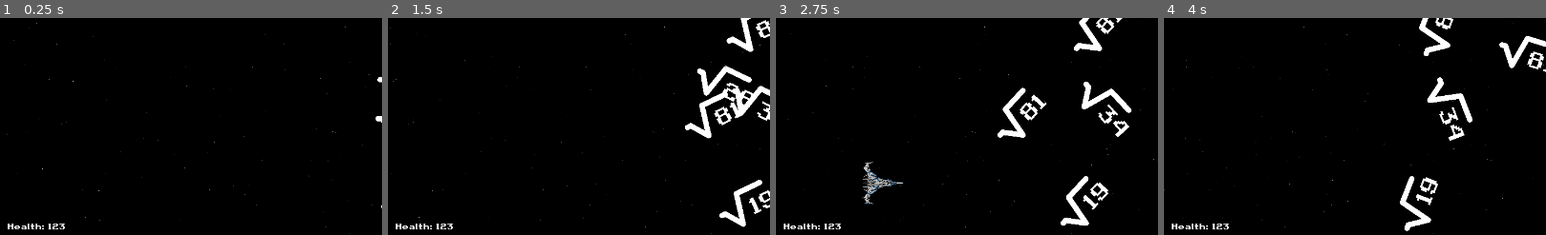
Above: before the commit, frames 1-4 (left to right).
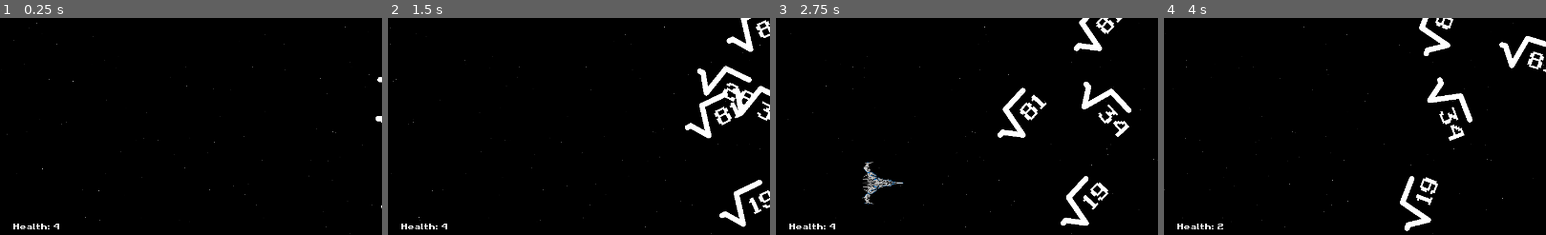
Above: after the commit, the same moments.

Repository: gingerr/ggj-2023-roots-one
Game: Godot game, scene res://Game.tscn
Two runs of this game, one before a commit and one after it. Both use one fixed random seed, a clock stepped at 60 frames per second and the inputs below.
Inputs:
- Up to frame 1 (0.25 s): no input
- Up to frame 2 (1.5 s): tap Enter at 0.5 s; hold Right (ui_right) 0.53-1.28 s; tap Space at 0.77 s; hold Down (ui_down) from 1.28 s (still down)
- Up to frame 3 (2.75 s): tap Space at 1.52 s; release Down (ui_down) at 2.03 s; hold Right (ui_right) from 2.03 s (still down)
- Up to frame 4 (4 s): release Right (ui_right) at 2.78 s; hold Up (ui_up) 2.78-3.53 s; tap Space at 3.02, 3.77 s; hold Left (ui_left) from 3.53 s (still down)
The pictures show only the part of the screen within x 45-95%, y 50-100%; the shares and areas given below are measured in that part.

The runs differ from the first frame. In frame 1, 0.3% of the frame differs, in the area x 2-17%, y 94-98%; in frame 2, 0.3%; in frame 3, 0.3%; in frame 4, 0.3%.

Commit message:
adds health change

Diff:
--- a/EnemyRoot.gd
+++ b/EnemyRoot.gd
@@ -52,6 +52,7 @@
 		explode()
 		if is_enemy_good():
 			print("Reduce Player Health")
+			get_node("/root/Game/Player").change_health(-1)
 		else:
 			HUD.increaseScore(1)
 
@@ -61,11 +62,12 @@
 	return false
 
 
-func _on_player_colission(body):
+func _on_player_colission(body: Node):
 	# hit player and despawn
 	if (body is Player):
 		explode()
 		print("Reduce Player Health")
+		body.change_health(-1)
 	# despawn on left screen side
 	if body.get_name() == "DeathZone":
 		explode()
--- a/HUD.gd
+++ b/HUD.gd
@@ -4,6 +4,7 @@
 export var bottomHeight: int
 export var time: float
 export var score: int
+var health: int
 
 func _ready():
 	setTopBottomHeight()
@@ -13,14 +14,19 @@
 	time += delta
 	updateHUD()
 
-func increaseScore(value: int) :
+func increaseScore(value: int):
 	score += value
+	updateHUD()
+
+func setHealth(value: int):
+	health = value
 	updateHUD()
 
 func updateHUD():
 	get_node('%Fps').set_text("FPS: " + String(Engine.get_frames_per_second()))
 	get_node('%Score').set_text('Score: ' + String(score))
 	get_node('%Time').set_text('Time: ' + getTimeString())
+	get_node('%Health').set_text('Health: ' + String(health))
 
 func getTimeString() -> String:
 	var minutes := time / 60
--- a/HUD.tscn
+++ b/HUD.tscn
@@ -76,7 +76,8 @@
 margin_right = 1390.0
 margin_bottom = 790.0
 
-[node name="Label" type="Label" parent="MarginContainer/VBoxContainer/Bottom"]
+[node name="Health" type="Label" parent="MarginContainer/VBoxContainer/Bottom"]
+unique_name_in_owner = true
 margin_right = 1390.0
 margin_bottom = 21.0
 size_flags_horizontal = 3
--- a/Player.gd
+++ b/Player.gd
@@ -3,8 +3,8 @@
 
 signal shoot
 
-export var health = 4
-export var muzzle_velocity = 350
+var health: int
+export var muzzle_velocity: int = 350
 
 onready var muzzle: Position2D = $Muzzle
 
@@ -14,6 +14,7 @@
 func _ready():
 	position.x = 100
 	position.y = get_viewport_rect().size.y / 2
+	change_health(4)
 
 
 # Called every frame. 'delta' is the elapsed time since the previous frame.
@@ -38,3 +39,10 @@
 	var b = bullet_factory.instance()
 	b.global_position = muzzle.global_position
 	get_tree().root.add_child(b)
+
+func get_health() -> int:
+	return health
+
+func change_health(value: int):
+	health += value
+	HUD.setHealth(health)
